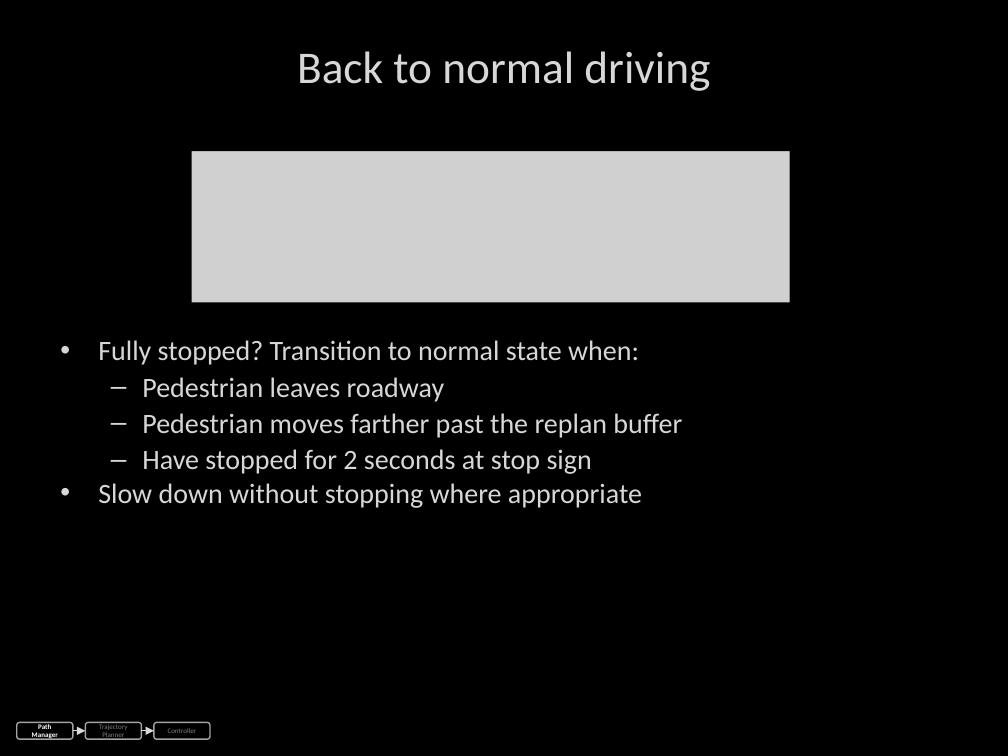
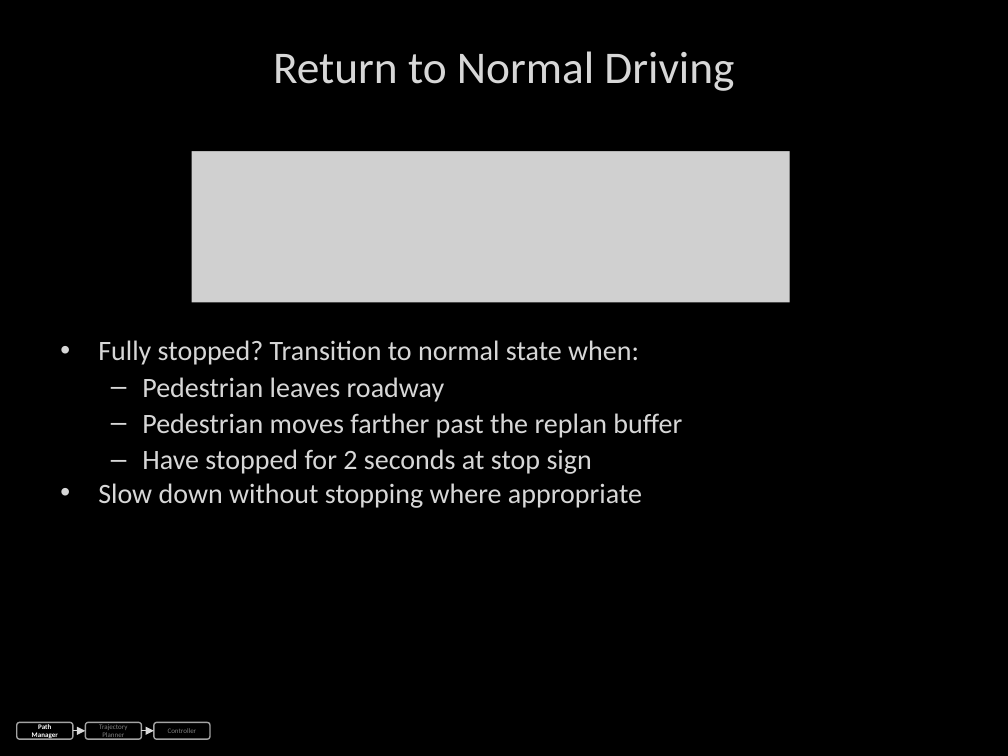
Before and after one commit to ozymandium/IVS-2016, a slide deck: slide 11 of iv2016slides.pptx (slide 10 before the commit). Drawn at 1008x756 pixels with LibreOffice and Linux fonts; fonts in the diff are those of the drawing; grey boxes stand for pictures. Boxes give left, top, right and bottom in pixels: in the first picture for what was removed or moved away, otherwise in the second. Text is boxed around its words. In the diff, an @@ line names an element or a change of style, - is before the commit and + after.

```diff
--- a/iv2016slides.pptx
+++ b/iv2016slides.pptx
@@ title at (273, 51, 734, 91): text changed @@
-Back to normal driving
+Return to Normal Driving
```
Also in this commit, not shown: 1 other slide changed, 2 slides added, 1 other file.
